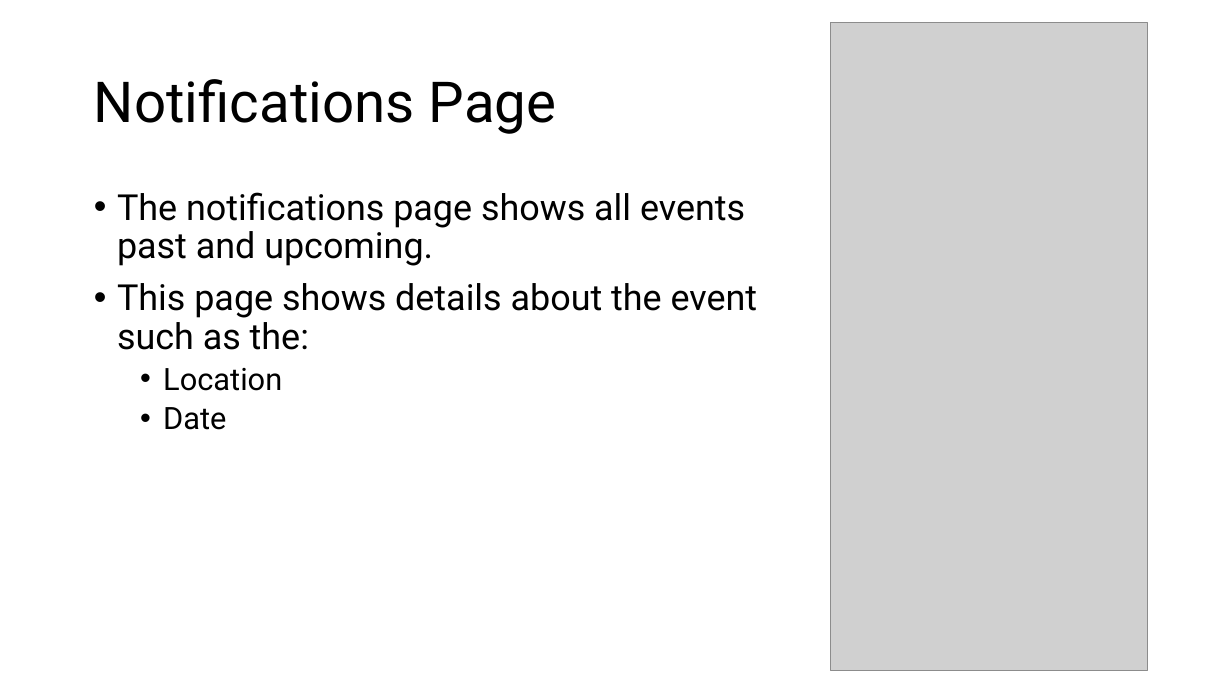
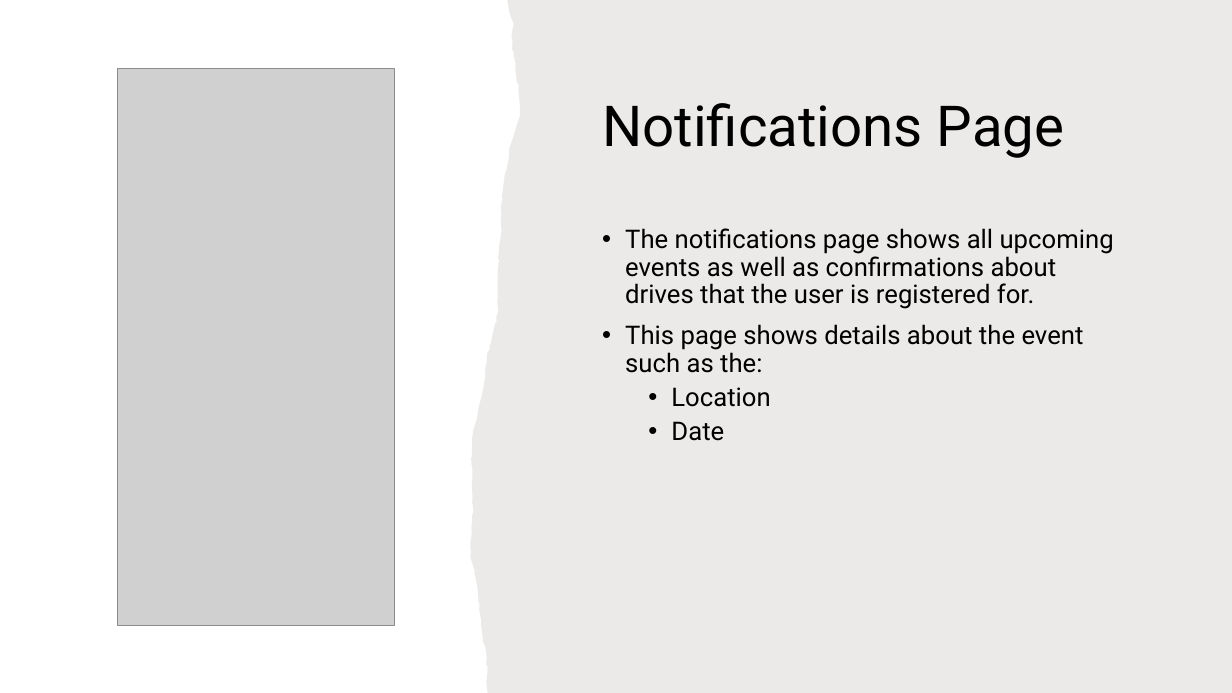
Before and after one commit to gennarofinelli/AppDev2Project, a slide deck: slide 10 of BloodLife Presentation.pptx (slide 9 before the commit). Drawn at 1232x693 pixels with LibreOffice and Linux fonts; fonts in the diff are those of the drawing; grey boxes stand for pictures. Boxes give left, top, right and bottom in pixels: in the first picture for what was removed or moved away, otherwise in the second. Text is boxed around its words. In the diff, an @@ line names an element or a change of style, - is before the commit and + after.

```diff
--- a/BloodLife Presentation.pptx
+++ b/BloodLife Presentation.pptx
@@ freeform shape added at [470, 0, 1232, 693], fill #82766A at 15% opacity @@
@@ picture removed at [830, 23, 1147, 670] @@
@@ picture added at [117, 68, 395, 626] @@
@@ title "Notifications Page": place and size @@
-title "Notifications Page" at [94, 79, 557, 134]
+title "Notifications Page" at [602, 103, 1065, 158]
@@ text "The notifications page shows all ...": place and size @@
-text "The notifications page shows all ..." at [117, 192, 758, 430]
+text "The notifications page shows all ..." at [625, 228, 1114, 441]
@@ text at [625, 228, 1114, 309]: text changed; size 28 to 20 pt @@
-• The notifications page shows all events past and upcoming.
+• The notifications page shows all upcoming events as well as confirmations about drives that the user is registered for.
@@ text at [625, 324, 1084, 441]: size 28 to 20 pt in "This page shows details about the event ..."; size 24 to 20 pt in "Location", "Date" @@
```
Also in this commit, not shown: 11 other slides changed, 1 slide added.
